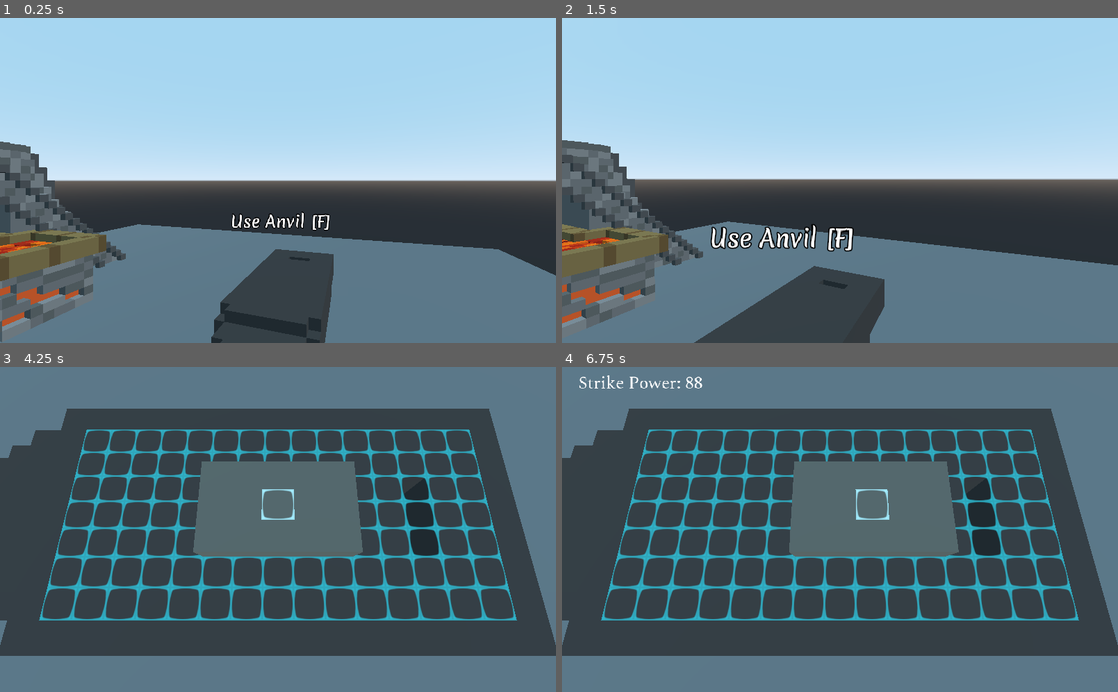
Above: before the commit, frames 1-4 (two rows, left to right).
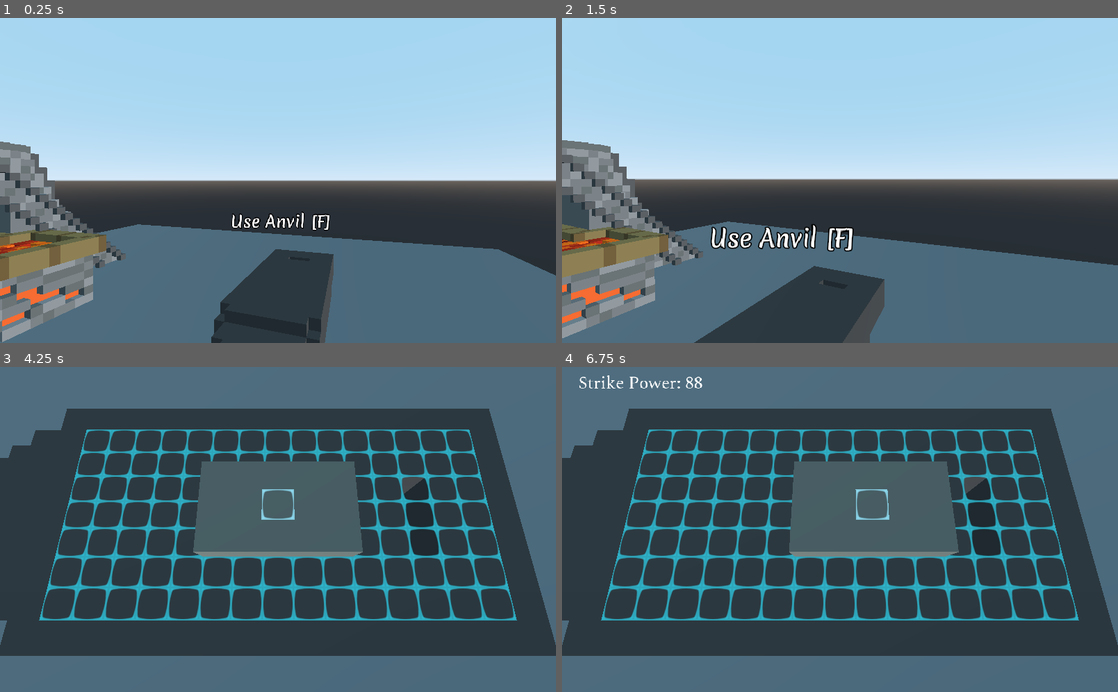
Above: after the commit, the same moments.

Repository: iubaldo/Voxelsmith
Game: Godot game, scene res://Scenes/WorkshopScene.tscn
Same seed, same stepped clock (60 frames per second), same inputs: the game is played once before the commit and once after it.
Inputs (mouse positions are in pixels of both pictures, inside the frame that each line leads up to):
- Up to frame 1 (0.25 s): no input
- Up to frame 2 (1.5 s): tap Enter at 0.5 s; move the mouse to (867, 180) at 0.52 s; press the mouse at (867, 180) at 0.53 s; hold W (moveForward) from 0.53 s (still down); tap Space at 1.25 s; move the mouse to (812, 180) at 1.27 s; release the mouse at (812, 180) at 1.28 s; tap X (flipGridX) at 1.35 s
- Up to frame 3 (4.25 s): click (250, 529) at 1.55 s; tap Enter at 2 s; move the mouse to (289, 523) at 2.02 s; hold Z (flipGridZ) 2.03-2.78 s; click (289, 523) at 2.3 s; move the mouse to (272, 536) at 2.77 s; tap Alt (freeMouse) at 2.85 s; click (272, 536) at 3.05 s; move the mouse to (444, 578) at 3.52 s; release W (moveForward) at 3.53 s; hold A (moveLeft) from 3.53 s (still down); hold F (interact) from 3.53 s (still down); click (444, 578) at 3.8 s; tap ` (debug_addIngot) at 4.15 s
- Up to frame 4 (6.75 s): move the mouse to (673, 480) at 4.27 s; release F (interact) at 4.28 s; click (673, 480) at 4.35 s; tap Space at 5 s; move the mouse to (867, 529) at 5.02 s; release A (moveLeft) at 5.03 s; hold S (moveBack) 5.03-5.78 s; hold Q (rotateGridCCW) 5.03-5.78 s; click (867, 529) at 5.3 s; move the mouse to (756, 448) at 5.77 s; hold D (moveRight) 5.78-6.53 s; tap E (rotateGridCW) at 5.85 s; click (756, 448) at 6.05 s; move the mouse to (962, 513) at 6.52 s; press the mouse at (962, 513) at 6.53 s; hold W (moveForward) from 6.53 s (still down)

The runs differ from the first frame. In frame 1, 6.3% of the frame differs, in the area x 0-23%, y 38-100%; in frame 2, 7.1%, in the area x 0-26%, y 37-99%; in frame 3, 0.4%; in frame 4, 0.4%.

Commit message:
follow-up to last, cleaned up some code and added additional rule for draw action

Diff:
--- a/Scenes/WorkshopScene.tscn
+++ b/Scenes/WorkshopScene.tscn
@@ -17,8 +17,7 @@
 [node name="Environment" type="Spatial" parent="."]
 
 [node name="DirectionalLight" type="DirectionalLight" parent="Environment"]
-transform = Transform( 0.813746, -0.270893, 0.514231, -0.0845198, 0.820188, 0.565817, -0.575042, -0.503894, 0.644529, 0, 11.1076, 0 )
-light_energy = 0.5
+transform = Transform( 0.629855, -0.571458, 0.52604, 0.642689, 0.76376, 0.060178, -0.436157, 0.300176, 0.848328, 0, 11.1076, 0 )
 
 [node name="DemoFloor" type="StaticBody" parent="Environment"]
 
--- a/Scripts/Smithing/Voxels/Voxel.gd
+++ b/Scripts/Smithing/Voxels/Voxel.gd
@@ -40,15 +40,15 @@
 
 	if forward == Vector3.FORWARD:
 		zRange = 5
-		xRange = range(3, 5)
+		xRange = range(4, 5)
 	elif forward == Vector3.BACK:
 		zRange = 5
-		xRange = range(0, 2)
+		xRange = range(0, 1)
 	elif forward == Vector3.LEFT:
-		zRange = range(3, 5)
+		zRange = range(4, 5)
 		xRange = 5
 	elif forward == Vector3.RIGHT:
-		zRange = range(0, 2)
+		zRange = range(0, 1)
 		xRange = 5
 
 	for x in xRange:
--- a/Scripts/WorkshopAnvil.gd
+++ b/Scripts/WorkshopAnvil.gd
@@ -136,33 +136,33 @@
 
 		if power <= 200: 	# precise, context-specific
 			print("action: precise strike")
-			if smithingGrid.isPositionValid(target.gridPosition + cameraForward)\
-				 && !smithingGrid.doesVoxelExist(target.gridPosition + cameraForward): # create
+			var ahead: bool = smithingGrid.isPositionValid(target.gridPosition + cameraForward)\
+				 && smithingGrid.doesVoxelExist(target.gridPosition + cameraForward)
+			var behind: bool = smithingGrid.isPositionValid(target.gridPosition + cameraBack)\
+				 && smithingGrid.doesVoxelExist(target.gridPosition + cameraBack)
+
+			if ((ahead && !behind) || (!ahead && !behind)): # draw
+				print("action: draw")
+				target.draw(cameraForward, cameraUp)
+			elif !ahead && behind: # create
 				smithingGrid.createVoxel(target.gridPosition + cameraForward)
-			else:
-				if smithingGrid.isPositionValid(target.gridPosition + cameraBack)\
-				 	&&!smithingGrid.doesVoxelExist(target.gridPosition + cameraBack): # draw
-					print("action: draw")
-					target.draw(cameraForward, cameraUp)
-				else: # dish
-					print("action: dish")
-					target.dish(cameraUp)
-
-					var neighbors = []
-					neighbors.push_back(target.gridPosition + cameraForward)
-					neighbors.push_back(target.gridPosition + cameraLeft)
-					neighbors.push_back(target.gridPosition + cameraRight)
-					neighbors.push_back(target.gridPosition + cameraBack)
-
-					for targetPos in neighbors:
-						if smithingGrid.isPositionValid(targetPos) && smithingGrid.getVoxel(targetPos) != null:
-							if target.dishUp && smithingGrid.getVoxel(targetPos).dishUp\
-								|| target.dishDown && smithingGrid.getVoxel(targetPos).dishDown:
-								print("connecting neighbor")
-								smithingGrid.getVoxel(targetPos).connectDish(targetPos - target.gridPosition, cameraUp)
-								print("connecting target")
-								target.connectDish(-(targetPos - target.gridPosition), cameraUp)
-								print("connected dish")
+			elif ahead && behind:
+				print("action: dish")
+				target.dish(cameraUp)
+
+				var neighbors = []
+				neighbors.push_back(target.gridPosition + cameraForward)
+				neighbors.push_back(target.gridPosition + cameraLeft)
+				neighbors.push_back(target.gridPosition + cameraRight)
+				neighbors.push_back(target.gridPosition + cameraBack)
+
+				for targetPos in neighbors:
+					if smithingGrid.isPositionValid(targetPos) && smithingGrid.getVoxel(targetPos) != null:
+						if target.dishUp && smithingGrid.getVoxel(targetPos).dishUp\
+							|| target.dishDown && smithingGrid.getVoxel(targetPos).dishDown:
+							smithingGrid.getVoxel(targetPos).connectDish(targetPos - target.gridPosition, cameraUp)
+							target.connectDish(-(targetPos - target.gridPosition), cameraUp)
+							print("connected dish")
 
 			pass
 		elif power <= 300: 	# light, 3x3 cross centered on target
@@ -270,7 +270,7 @@
 
 
 func addIngot(ingot: Ingot) -> void:
-	if smithingGrid != null && ingot.matType == smithingGrid.matType:
+	if smithingGrid != null && ingot.matType == smithingGrid.matType: # null error, fix later
 		smithingGrid.voxelPool += 10
 	else:
 		# create new smithingGrid using the ingot's materialType
